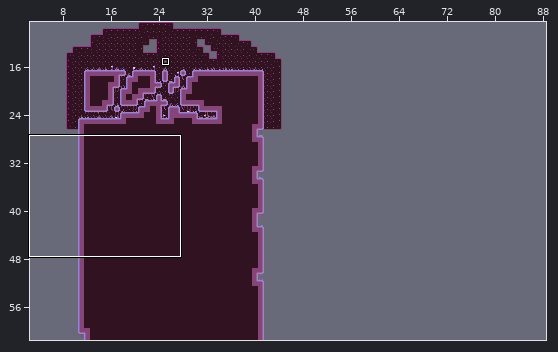
One commit to this LDtk project: assets/platformer/world/world.ldtk. Above: a wide view before the commit, with the close-up outlined.
Close-up. Earlier state:
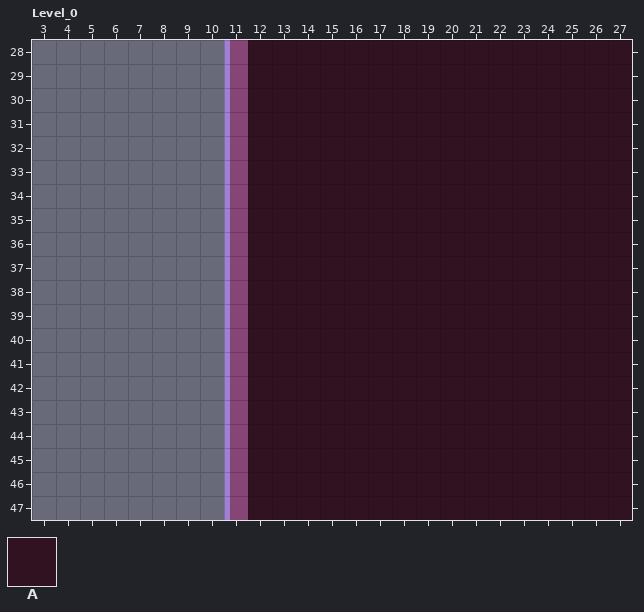
Cells are 8x8 px. Shown: Level_0 x 3..27, y 28..47. The commit also changed other parts of the map, which this record leaves out. The old version is drawn lined up with the new one.
Key: from "DirtStatic": A 1.
_ is an empty cell.
Layers that did not change in this view are not listed.
Layer "DirtStatic" before, first column x 3:
28 ________AAAAAAAAAAAAAAAAA
29 ________AAAAAAAAAAAAAAAAA
30 ________AAAAAAAAAAAAAAAAA
31 ________AAAAAAAAAAAAAAAAA
32 ________AAAAAAAAAAAAAAAAA
33 ________AAAAAAAAAAAAAAAAA
34 ________AAAAAAAAAAAAAAAAA
35 ________AAAAAAAAAAAAAAAAA
36 ________AAAAAAAAAAAAAAAAA
37 ________AAAAAAAAAAAAAAAAA
38 ________AAAAAAAAAAAAAAAAA
39 ________AAAAAAAAAAAAAAAAA
40 ________AAAAAAAAAAAAAAAAA
41 ________AAAAAAAAAAAAAAAAA
42 ________AAAAAAAAAAAAAAAAA
43 ________AAAAAAAAAAAAAAAAA
44 ________AAAAAAAAAAAAAAAAA
45 ________AAAAAAAAAAAAAAAAA
46 ________AAAAAAAAAAAAAAAAA
47 ________AAAAAAAAAAAAAAAAA
Once edited:
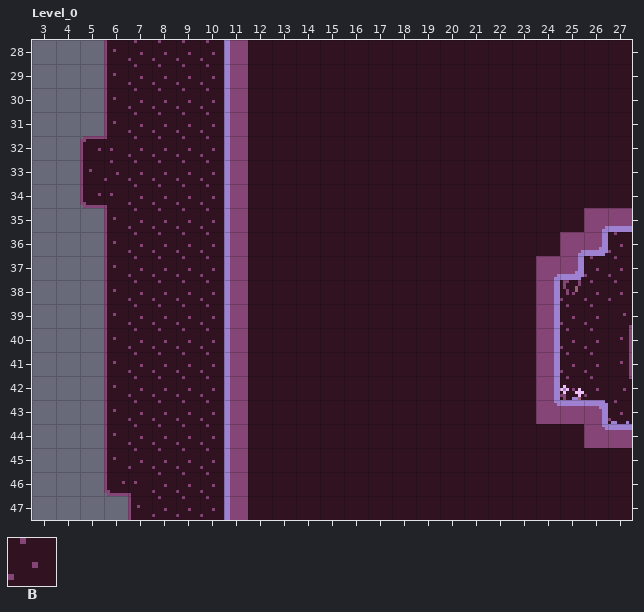
Further tiles: from "DirtAmbience": B 1.
The exact change:
map size 113x74 -> 90x55 cells (old content now starts at -19,-12; both pictures use the new coordinates)
Layer "DirtAmbience":
y 28..31: x 6..10 _____ -> BBBBB
y 32..34: x 5..10 ______ -> BBBBBB
y 35: x 6..10 _____ -> BBBBB; x 26..27 __ -> BB
y 36: x 6..10 _____ -> BBBBB; x 25..27 ___ -> BBB
y 37..43: x 6..10 _____ -> BBBBB; x 24..27 ____ -> BBBB
y 44: x 6..10 _____ -> BBBBB; x 26..27 __ -> BB
y 45..46: x 6..10 _____ -> BBBBB
y 47: x 7..10 ____ -> BBBB
Layer "DirtStatic":
y 36: x 27 A -> _
y 37: x 26..27 AA -> __
y 38..42: x 25..27 AAA -> ___
y 43: x 27 A -> _
